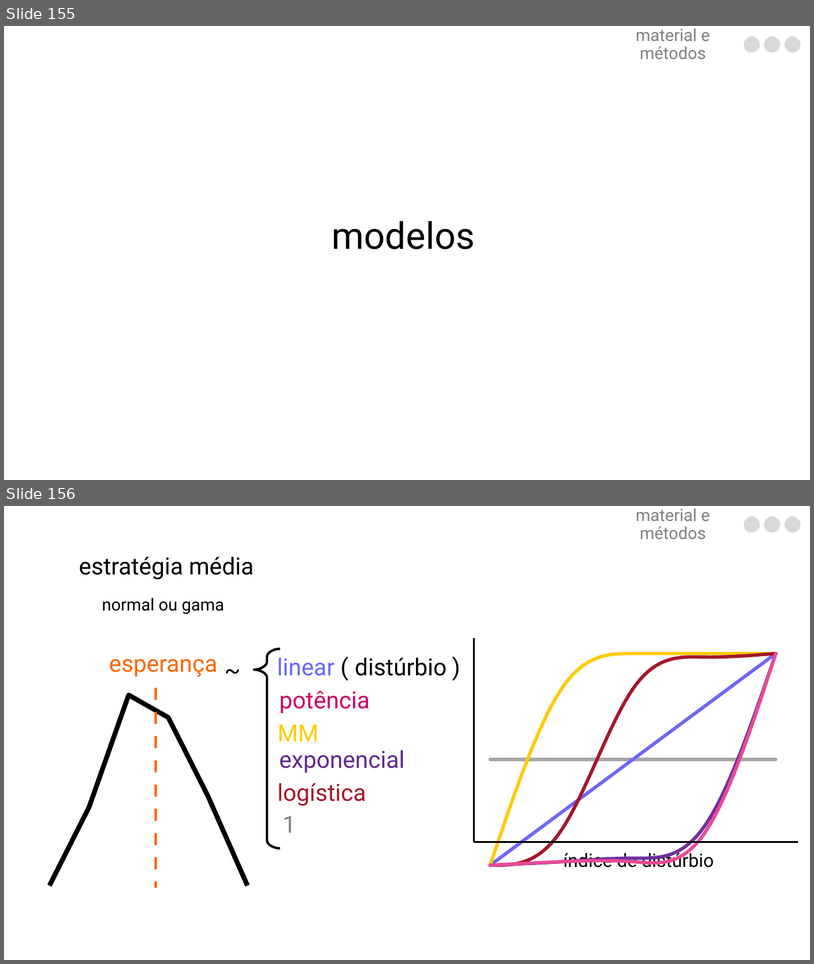
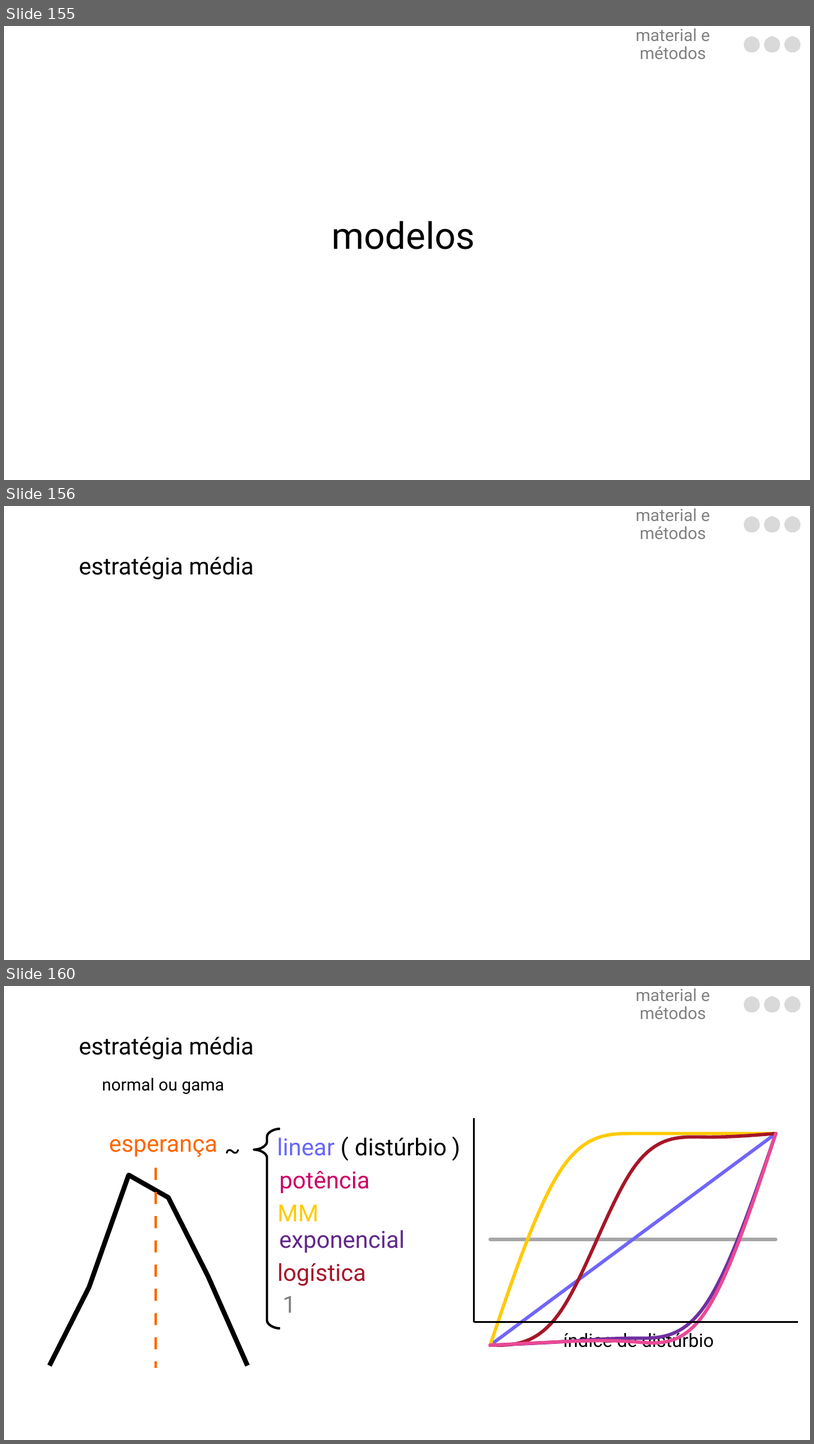
Before and after one commit to luisanovara/dissertacao, a slide deck: DEFESA.pptx. Shown one above the other, each under a label of ours: slides 155 and 156 before the commit, slides 155, 156 and 160 after it; the slides between them are not shown. The pictures are 814x964 and 814x1444 pixels, drawn with LibreOffice and Linux fonts; fonts in the diff are those of the drawing. Boxes give left, top, right and bottom in pixels: in the first picture for what was removed or moved away, otherwise in the second. Text is boxed around its words. In the diff, an @@ line names an element or a change of style, - is before the commit and + after.

```diff
--- a/DEFESA.pptx
+++ b/DEFESA.pptx
@@ slide 156 added at [4, 506, 810, 960], background #FFFFFF @@
@@ text added at [636, 508, 710, 539], 20 pt, text #808080 @@
+material e métodos
@@ freeform shape added at [744, 517, 760, 532], fill #D9D9D9, outline #D9D9D9 0 pt @@
@@ freeform shape added at [765, 517, 781, 532], fill #D9D9D9, outline #D9D9D9 0 pt @@
@@ freeform shape added at [785, 517, 801, 532], fill #D9D9D9, outline #D9D9D9 0 pt @@
@@ text added at [79, 556, 254, 579], 28 pt, text #000000 @@
+estratégia média
@@ what was slide 156 is now slide 160 @@
```
Also in this commit, not shown: 8 other slides added, 2 slides removed.
